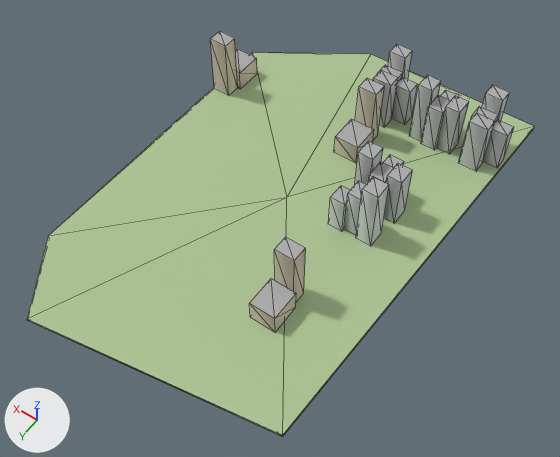
The glTF model godot_project/remake/sky/islands/SKY-034.lod2.glb as it was, and as the next commit left it.
Before and after are seen from a 50 mm lens placed at (-149.0, 214.0, 305.0), pointed at (-4.0, 12.0, -12.0). The lights are fixed; the arrows at lower left show +X, +Y and +Z. The picture after the commit comes second. Mesh edges are drawn as thin lines.

The first picture shows 'buildings', 'deck', 'rock'.
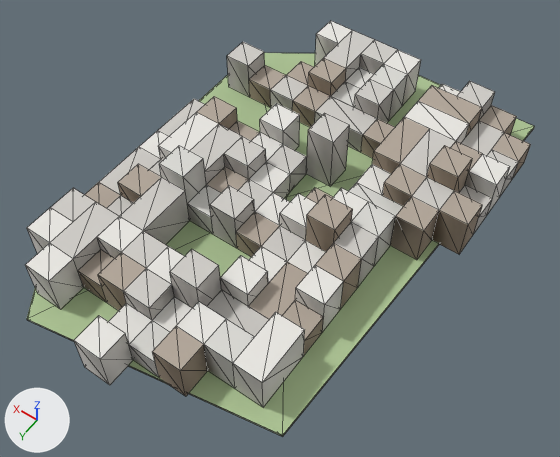
Diff of the bpy script that builds the scene:
```diff
--- a/godot_project/remake/sky/islands/SKY-034.lod2.glb.py
+++ b/godot_project/remake/sky/islands/SKY-034.lod2.glb.py
@@ me_warren_hull @@
+me_warren_hull.from_pydata(...)  # 404 vertices, 950 faces; spans x -90.0..75.0, y -108.0..132.0, z 0.0..32.0
+me_warren_hull.materials.append(mat_sky_lod_bldg)
@@ ob_buildings @@
-ob_buildings = bpy.data.objects.new('buildings', me_buildings)
-ob_buildings.location = (0.0, 0.0, 0.0)
@@ ob_warren_hull @@
+ob_warren_hull = bpy.data.objects.new('warren_hull', me_warren_hull)
+ob_warren_hull.location = (0.0, 0.0, 0.0)
```

What differs and where, as boxes (x1, y1, x2, y2) in the pictures (560 x 457 px):
'warren_hull', added: after (25, 21, 531, 407)
'buildings', deleted: before (210, 31, 514, 332)
'deck', unchanged, covered by the edit: (27, 53, 534, 435) in both
